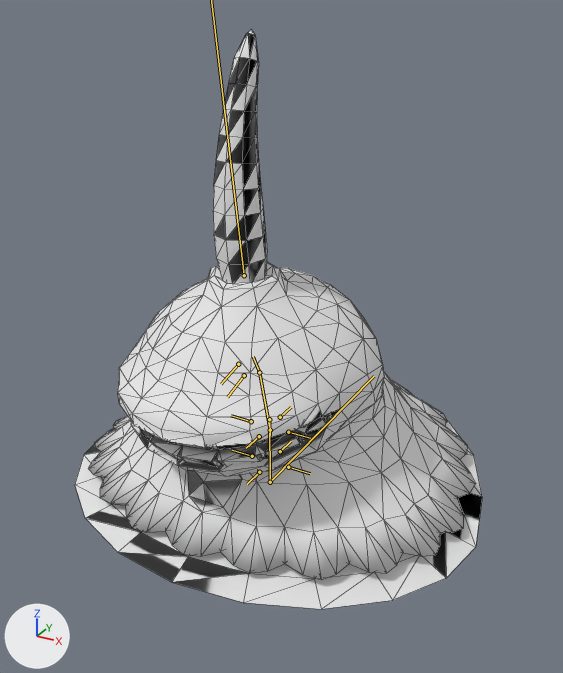
Two versions of the glTF model Project/object/enemy/slime/data/model/SlimeMajin.gltf, one commit apart.
Both versions are drawn from a 50 mm camera at (1.86, -3.26, 2.55) aimed at (0.0, 0.13, 0.86). Lighting does not change. The marker at lower left points along +X, +Y and +Z. Both versions are drawn at frame 1 of the action 'defeat'; the numbers are the values there. The bones that bend it are drawn over the model as lines. Mesh edges are drawn as thin lines.

The first picture shows 'SlimeMajinMesh'.
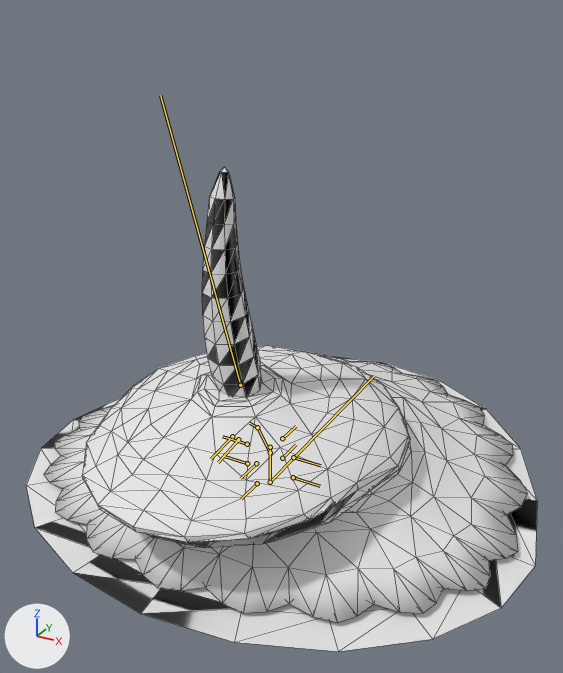
Changed parts and their boxes (x1, y1, x2, y2) in the pictures (563 x 673 px):
'SlimeMajinMesh', posed (25% wider, 16% shorter)
    before: (75, 30, 482, 609)
    after: (26, 167, 537, 652)
bone 'body_scale', root to tip
    before: (270, 482) to (269, 419)
    after: (270, 482) to (270, 447)

The change in detail:
Bone 'body_scale' (bone_body_scale) is rescaled from (1.19, 0.91, 1.19) to (1.48, 0.52, 1.48).
Bone 'horn' (bone_horn) moves from (0.0, -0.305, 0.306) to (0.0, -0.863, 0.217).
Bone 'horn' (bone_horn) turns from (25, 0, 0) to (34, 0, 0) degrees about its own x, y and z.
